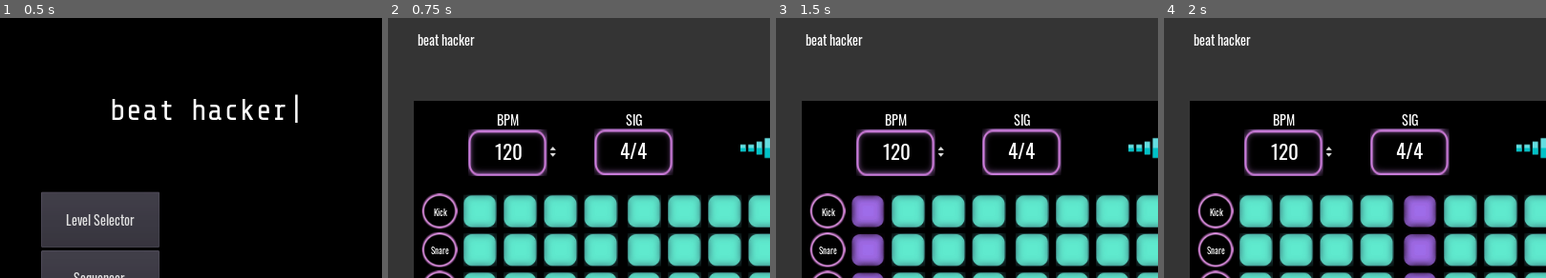
Above: before the commit, frames 1-4 (left to right).
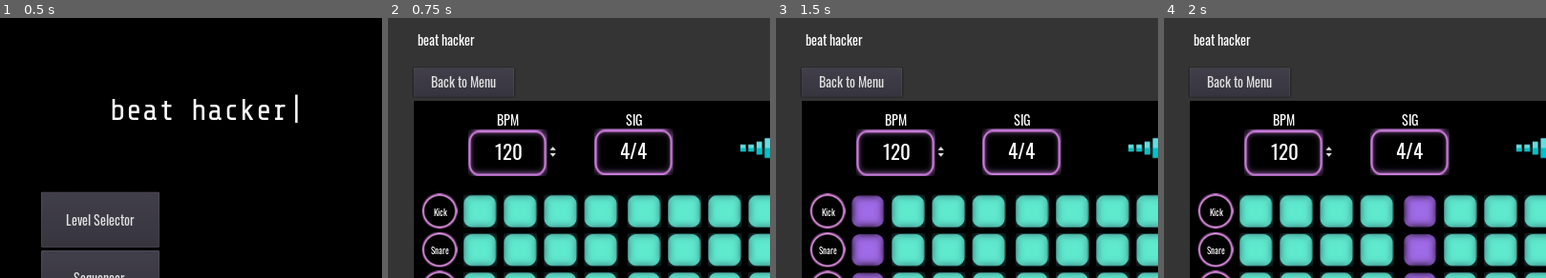
Above: after the commit, the same moments.

Repository: mdructor/beat_hacker
Game: Godot game, scene res://Assets/Scenes/MainMenu.tscn
The game is run twice, just before and just after one commit, with the same random seed, the same clock (stepped at 60 frames per second) and the same inputs.
Inputs:
- Up to frame 1 (0.5 s): no input
- Up to frame 2 (0.75 s): click "Sequencer" at 0.5 s
- Up to frame 3 (1.5 s): click "Play" at 1.25 s
- Up to frame 4 (2 s): no input
The pictures show only the part of the screen within x 0-50%, y 0-50%; the shares and areas given below are measured in that part.

Frame 1 is identical in both runs. In frame 2, 0.5% of the frame differs, in the area x 6-33%, y 19-31%; in frame 3, 0.5%; in frame 4, 0.5%.

Commit message:
Add back button to sequencer

Diff:
--- a/Assets/Scenes/SequencerView.tscn
+++ b/Assets/Scenes/SequencerView.tscn
@@ -1,16 +1,18 @@
-[gd_scene load_steps=3 format=2]
+[gd_scene load_steps=4 format=2]
 
-[ext_resource path="res://Assets/Scenes/Sequencer.tscn" type="PackedScene" id=1]
-[ext_resource path="res://Assets/Fonts/oswald_top_ui.tres" type="DynamicFont" id=2]
+[ext_resource path="res://Assets/Scripts/SequencerView.gd" type="Script" id=1]
+[ext_resource path="res://Assets/Scenes/Sequencer.tscn" type="PackedScene" id=2]
+[ext_resource path="res://Assets/Fonts/oswald_top_ui.tres" type="DynamicFont" id=3]
 
 [node name="SequencerView" type="Node2D"]
+script = ExtResource( 1 )
 
 [node name="ColorRect" type="ColorRect" parent="."]
 margin_right = 1024.0
 margin_bottom = 703.0
 color = Color( 0.203922, 0.203922, 0.203922, 1 )
 
-[node name="Sequencer" parent="ColorRect" instance=ExtResource( 1 )]
+[node name="Sequencer" parent="ColorRect" instance=ExtResource( 2 )]
 margin_left = 35.4242
 margin_top = 111.067
 margin_right = 985.424
@@ -21,5 +23,14 @@
 margin_top = 15.8668
 margin_right = 118.667
 margin_bottom = 43.8668
-custom_fonts/font = ExtResource( 2 )
+custom_fonts/font = ExtResource( 3 )
 text = "beat hacker"
+
+[node name="BackButton" type="Button" parent="."]
+margin_left = 34.0
+margin_top = 67.0
+margin_right = 169.0
+margin_bottom = 106.0
+custom_fonts/font = ExtResource( 3 )
+text = "Back to Menu"
+[connection signal="pressed" from="BackButton" to="." method="_on_BackButton_pressed"]
--- /dev/null
+++ b/Assets/Scripts/SequencerView.gd
@@ -0,0 +1,11 @@
+extends Node2D
+
+
+# Called when the node enters the scene tree for the first time.
+func _ready():
+	pass # Replace with function body.
+
+
+
+func _on_BackButton_pressed():
+	get_tree().change_scene("res://Assets/Scenes/MainMenu.tscn")
--- a/project.godot
+++ b/project.godot
@@ -15,8 +15,9 @@
 
 [application]
 
-config/name="beat_hacker"
+config/name="beat hacker"
 run/main_scene="res://Assets/Scenes/MainMenu.tscn"
+boot_splash/image="res://Assets/Images/soundwave.png"
 config/icon="res://Assets/Images/soundwave.png"
 
 [display]
